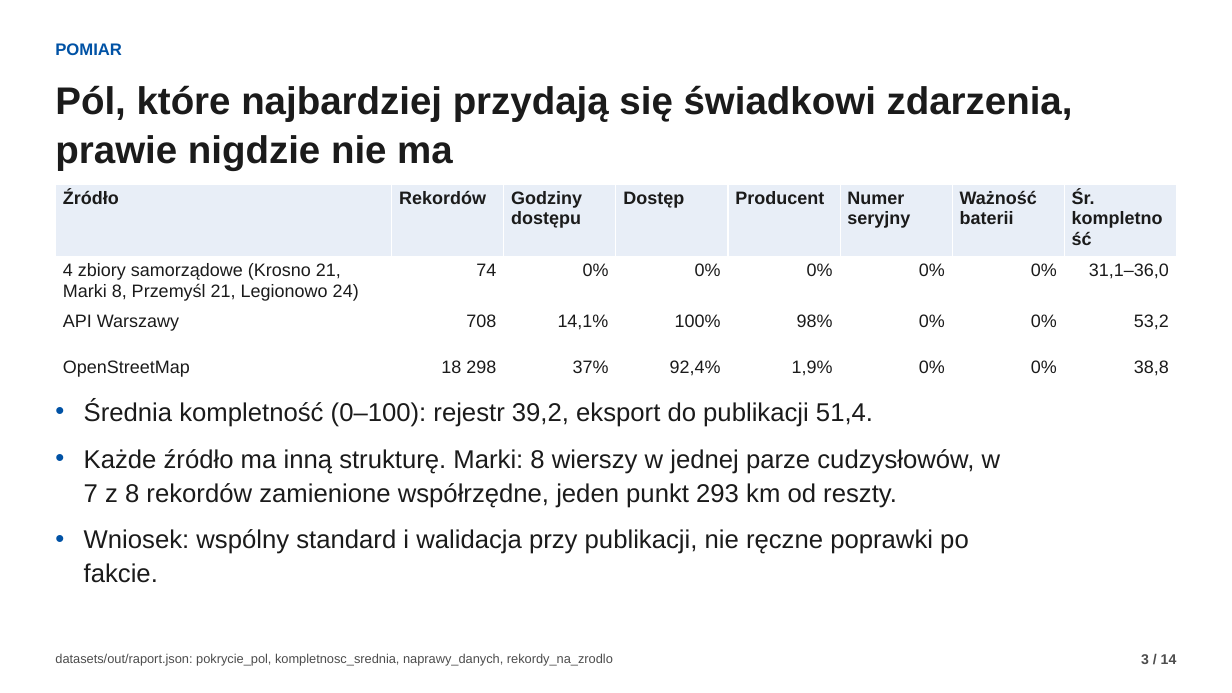
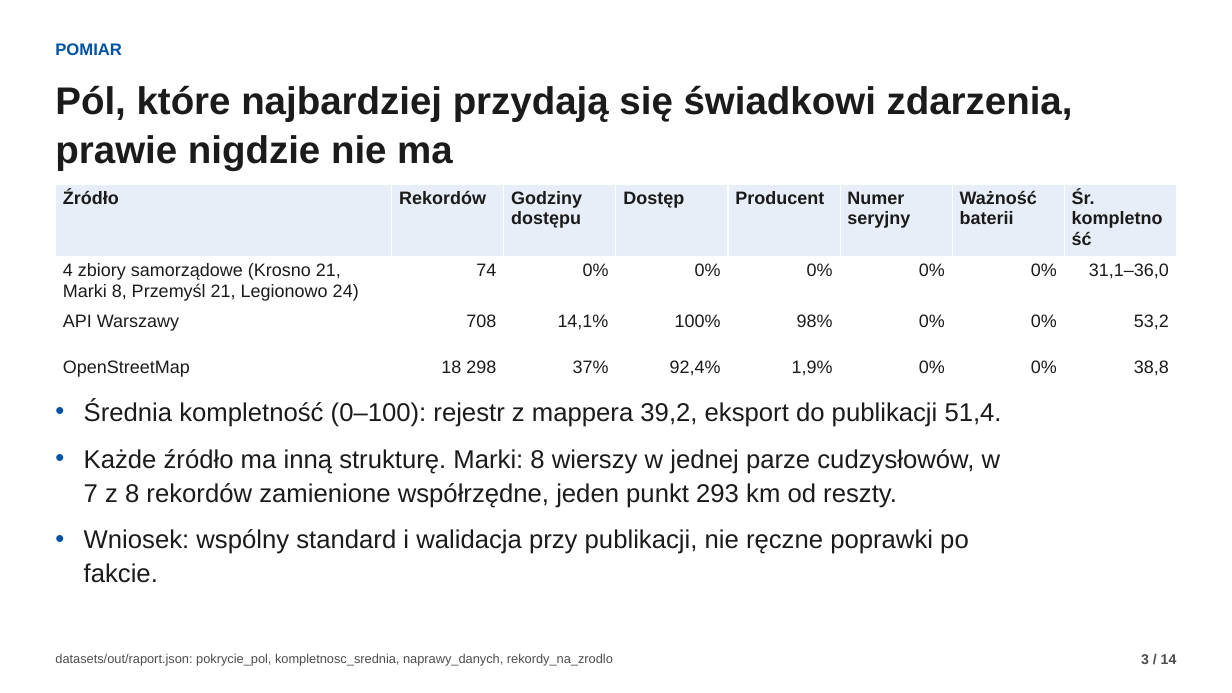
Before and after one commit to fidok15/AED, a slide deck: slide 3 of docs/prezentacja/misja-aed.pptx. Drawn at 1232x693 pixels with LibreOffice and Linux fonts; fonts in the diff are those of the drawing. Boxes give left, top, right and bottom in pixels: in the first picture for what was removed or moved away, otherwise in the second. Text is boxed around its words. In the diff, an @@ line names an element or a change of style, - is before the commit and + after.

```diff
--- a/docs/prezentacja/misja-aed.pptx
+++ b/docs/prezentacja/misja-aed.pptx
@@ text at <box>84,400,1002,427</box>: text changed @@
-• Średnia kompletność (0–100): rejestr 39,2, eksport do publikacji 51,4.
+• Średnia kompletność (0–100): rejestr z mappera 39,2, eksport do publikacji 51,4.
```
Also in this commit, not shown: 10 other slides changed, 14 other files.
